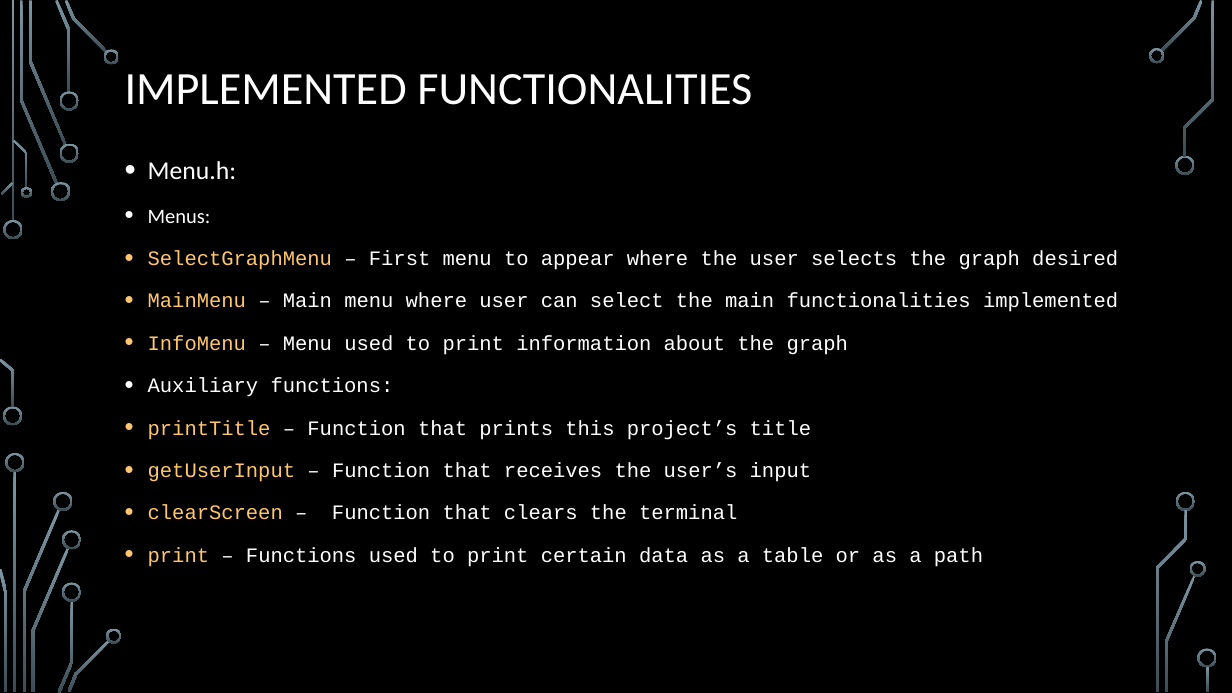
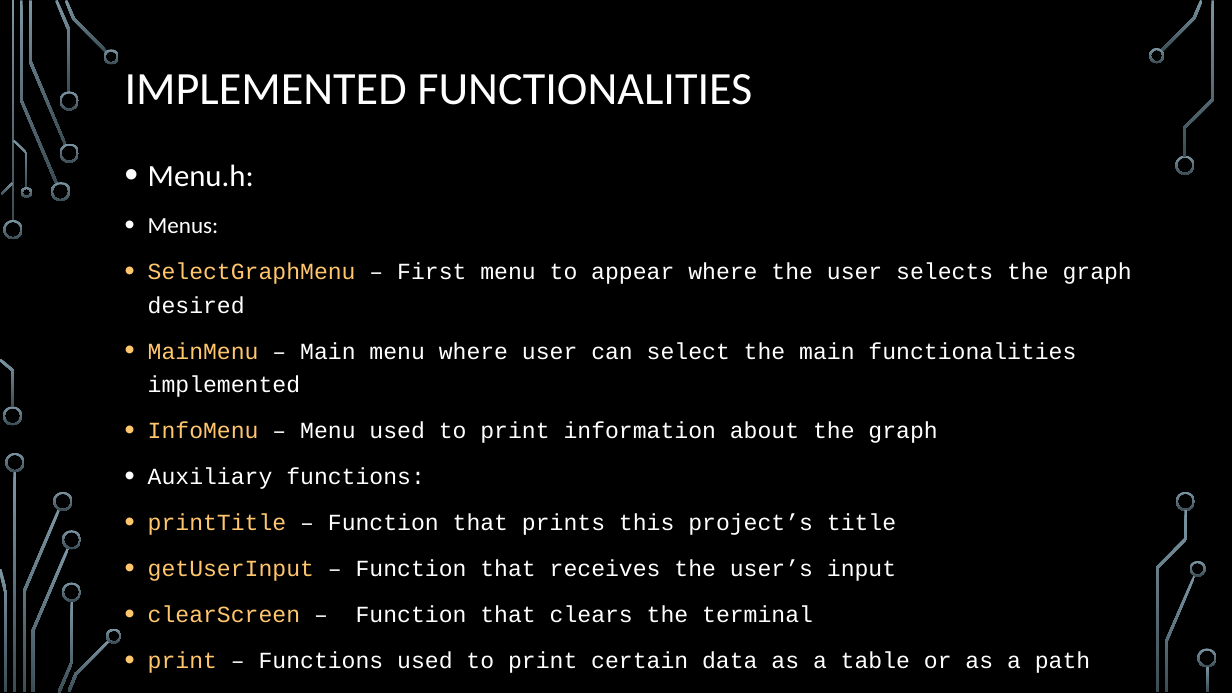
Before and after one commit to DiogoSant0s/DA2, a slide deck: slide 5 of DA2.pptx. Drawn at 1232x693 pixels with LibreOffice and Linux fonts; fonts in the diff are those of the drawing; background and template pictures are left out. Boxes give left, top, right and bottom in pixels: in the first picture for what was removed or moved away, otherwise in the second. Text is boxed around its words. In the diff, an @@ line names an element or a change of style, - is before the commit and + after.

```diff
--- a/DA2.pptx
+++ b/DA2.pptx
@@ text "Menu.h:" at (148, 164, 1132, 673): size 20 to 24 pt in "Menu.h:"; size 16 to 18 pt @@
```
Also in this commit, not shown: 4 other slides changed, 1 slide added, 3 other files.
